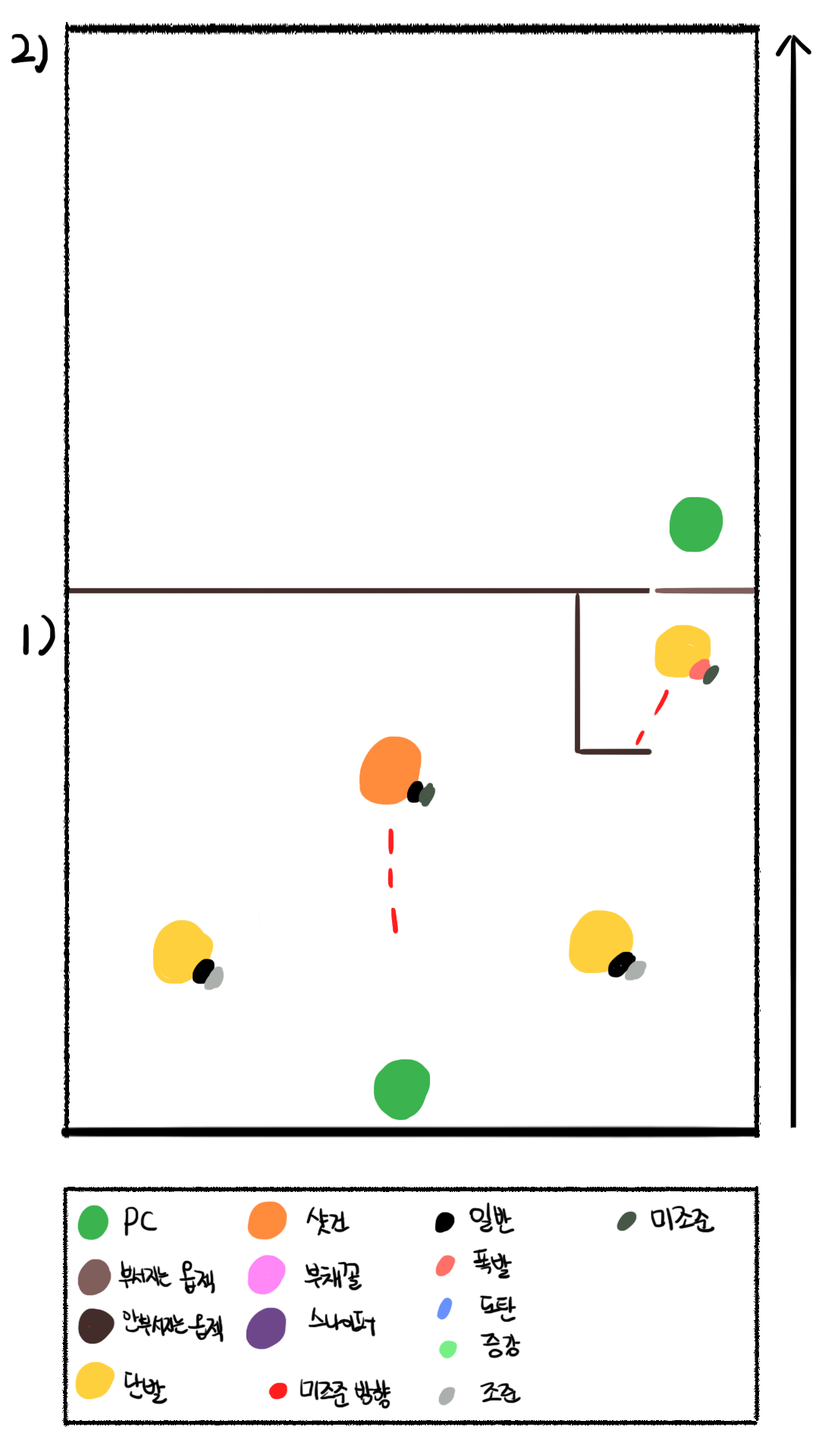
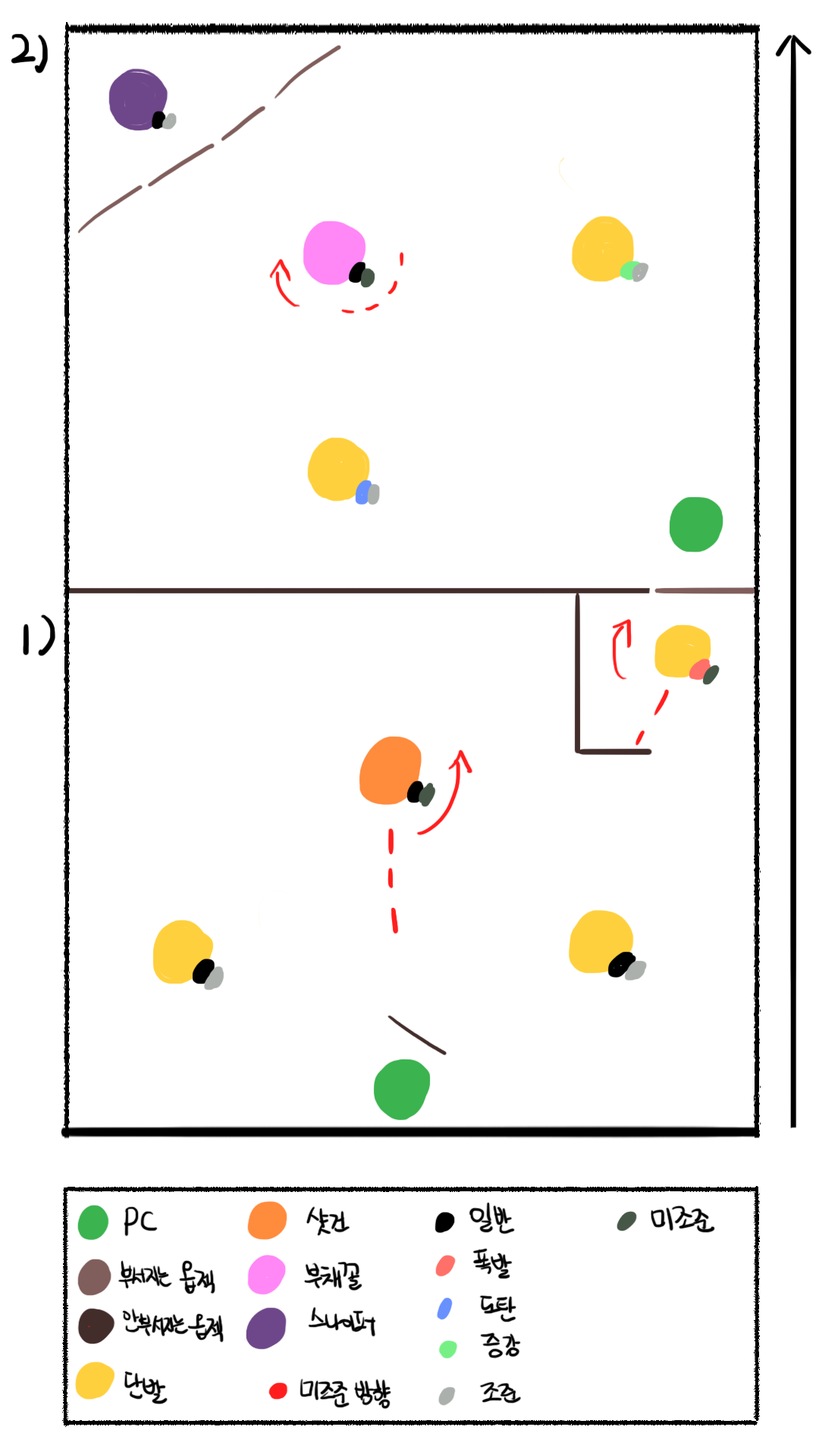
Comparing the layer stacks of the two 819 × 1455 images. Changes:
painted on "NPC" over 108, 68, 649, 505
painted on "오브젝트" (1st of 2, in "맵2") over 77, 44, 448, 1056
painted on "미조준 첫 조준 방향" (1st of 2, in "맵2") over 269, 251, 633, 837
